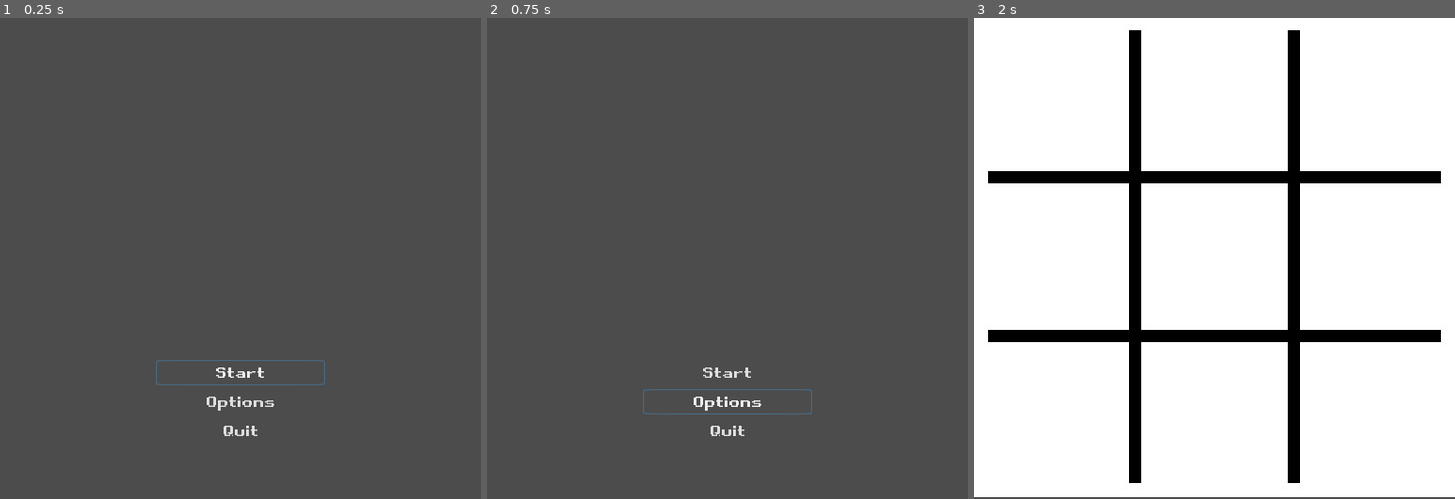
Above: before the commit, frames 1-3 (left to right).
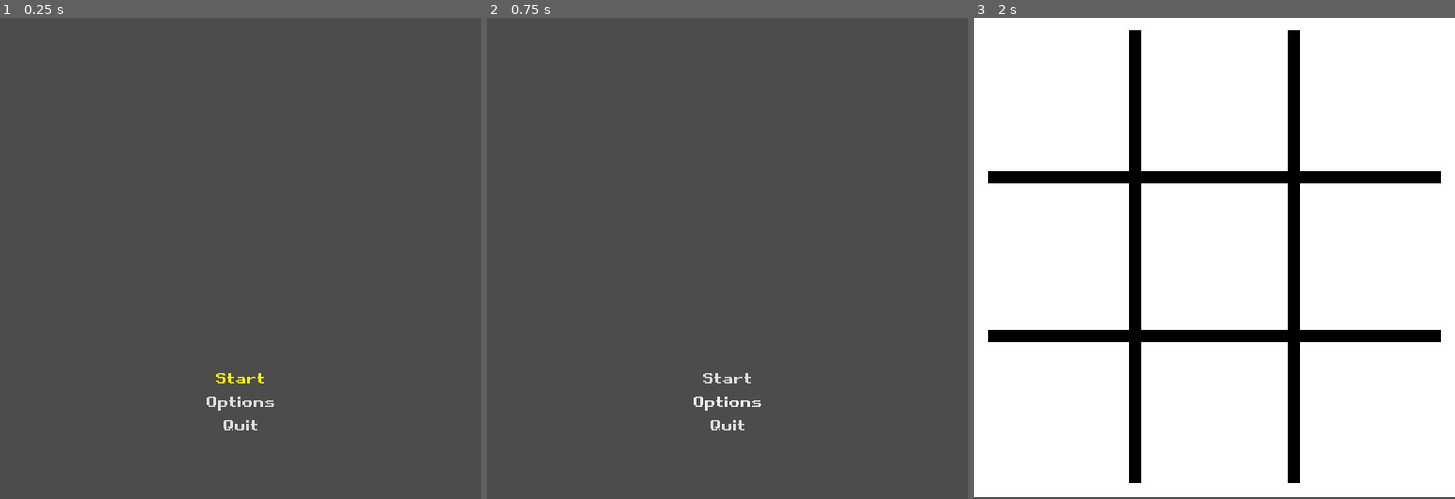
Above: after the commit, the same moments.

Repository: guilhermeprates/tic-tac-toe
Game: Godot game, scene res://Source/StartMenu/StartMenu.tscn
Same seed, same stepped clock (60 frames per second), same inputs: the game is played once before the commit and once after it.
Inputs:
- Up to frame 1 (0.25 s): no input
- Up to frame 2 (0.75 s): click "Options" at 0.5 s
- Up to frame 3 (2 s): click "Start" at 1.25 s

The runs differ from the first frame. In frame 1, 0.4% of the frame differs, in the area x 32-68%, y 71-87%; in frame 2, 0.4%; in frame 3, nothing differs.

Commit message:
Improve start menu

Diff:
--- a/Assets/Themes/Retro/theme.tres
+++ b/Assets/Themes/Retro/theme.tres
@@ -1,10 +1,26 @@
-[gd_resource type="Theme" load_steps=3 format=2]
+[gd_resource type="Theme" load_steps=7 format=2]
 
 [ext_resource path="res://Assets/Fonts/Retro Gaming.ttf" type="DynamicFontData" id=1]
 
 [sub_resource type="DynamicFont" id=1]
+outline_color = Color( 0.960784, 0.92549, 0.0431373, 1 )
+use_mipmaps = true
 font_data = ExtResource( 1 )
+
+[sub_resource type="StyleBoxEmpty" id=2]
+
+[sub_resource type="StyleBoxEmpty" id=3]
+
+[sub_resource type="StyleBoxFlat" id=4]
+bg_color = Color( 0.6, 0.6, 0.6, 0 )
+
+[sub_resource type="StyleBoxEmpty" id=5]
 
 [resource]
 default_font = SubResource( 1 )
+Button/colors/font_color_focus = Color( 1, 0.960784, 0, 1 )
 Button/fonts/font = SubResource( 1 )
+Button/styles/disabled = SubResource( 2 )
+Button/styles/focus = SubResource( 3 )
+Button/styles/hover = SubResource( 4 )
+Button/styles/normal = SubResource( 5 )
--- a/Source/Board/Board.gd
+++ b/Source/Board/Board.gd
@@ -11,7 +11,6 @@
 	var random_number_generator = RandomNumberGenerator.new()
 	random_number_generator.randomize()
 	var random = random_number_generator.randi_range(0, players.size() -1)
-	print(random)
 	current_player = players[random]
 	build_board()
 
--- a/Source/StartMenu/StartMenu.gd
+++ b/Source/StartMenu/StartMenu.gd
@@ -9,17 +9,19 @@
 	start_button = container.get_node("StartButton")
 	options_button = container.get_node("OptionsButton")
 	quit_button = container.get_node("QuitButton")
-	var _connected_start = start_button.connect("toggled", self, "on_start_button_pressed")
-	var _connected_options = options_button.connect("toggled", self, "on_options_button_pressed")
-	var _connected_quit = quit_button.connect("toggled", self, "on_quit_button_pressend")
+	start_button.connect("pressed", self, "on_start_button_pressed")
+	options_button.connect("pressed", self, "on_options_button_pressed")
+	quit_button.connect("pressed", self, "on_quit_button_pressend")
 	start_button.grab_focus()
 
-func on_start_button_pressed(toggled):
-	if toggled:
-		Global.goto_scene("res://Source/Board/Board.tscn")
+func on_focus_entered(button):
+	button.set("custom_colors/font_color", Color(1,0,0))
 
-func on_options_button_pressed(toggled):
+func on_start_button_pressed():
+	Global.goto_scene("res://Source/Board/Board.tscn")
+
+func on_options_button_pressed():
 	pass
 
-func on_quit_button_pressend(toggled):
+func on_quit_button_pressend():
 	pass
--- a/Source/StartMenu/StartMenu.tscn
+++ b/Source/StartMenu/StartMenu.tscn
@@ -20,9 +20,9 @@
 alignment = 1
 
 [node name="StartButton" type="Button" parent="VBoxContainer"]
-margin_top = 58.0
+margin_top = 67.0
 margin_right = 180.0
-margin_bottom = 85.0
+margin_bottom = 88.0
 focus_neighbour_top = NodePath("../QuitButton")
 theme = ExtResource( 1 )
 toggle_mode = true
@@ -30,17 +30,17 @@
 flat = true
 
 [node name="OptionsButton" type="Button" parent="VBoxContainer"]
-margin_top = 89.0
+margin_top = 92.0
 margin_right = 180.0
-margin_bottom = 116.0
+margin_bottom = 113.0
 theme = ExtResource( 1 )
 text = "Options"
 flat = true
 
 [node name="QuitButton" type="Button" parent="VBoxContainer"]
-margin_top = 120.0
+margin_top = 117.0
 margin_right = 180.0
-margin_bottom = 147.0
+margin_bottom = 138.0
 focus_neighbour_bottom = NodePath("../StartButton")
 theme = ExtResource( 1 )
 text = "Quit"
